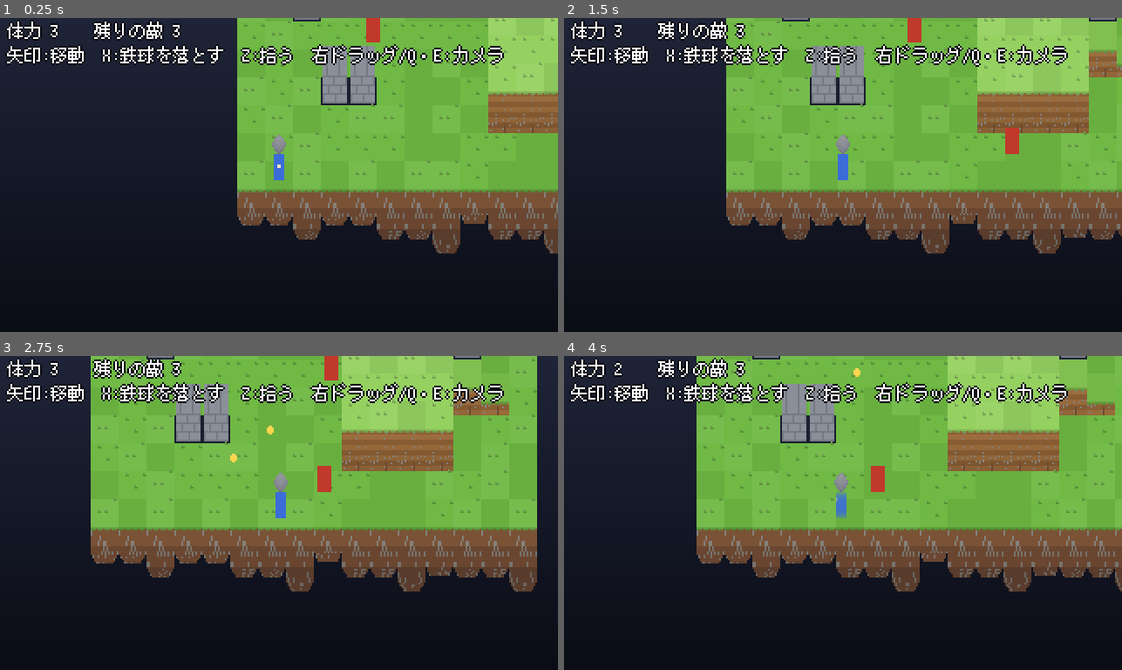
Above: before the commit, frames 1-4 (two rows, left to right).
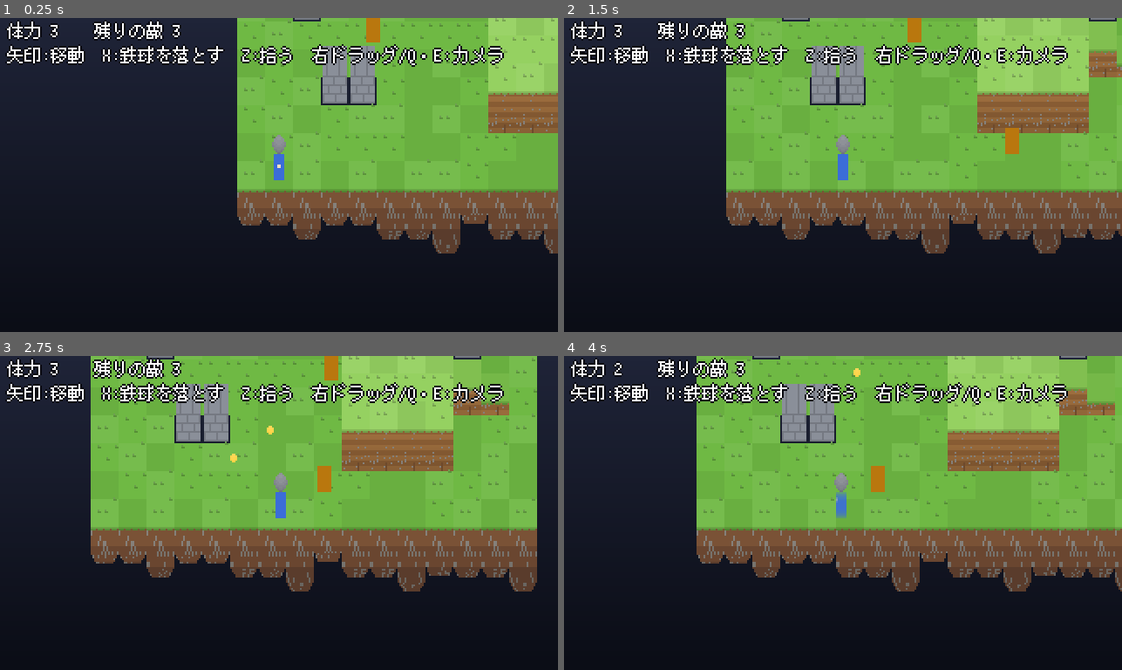
Above: after the commit, the same moments.

Repository: MiyazakiTakumi-724/dot-3d-game
Game: Godot game, scene res://scenes/stage_01.tscn
The game is run twice, just before and just after one commit, with the same random seed, the same clock (stepped at 60 frames per second) and the same inputs. This scene is started directly instead of the project's main scene.
Inputs (mouse positions are in pixels of both pictures, inside the frame that each line leads up to):
- Up to frame 1 (0.25 s): no input
- Up to frame 2 (1.5 s): tap Enter at 0.5 s; move the mouse to (965, 159) at 0.52 s; hold Right 0.53-1.25 s; hold Shift 0.53-1.25 s; click (965, 159) at 0.67 s; drag from (731, 190) to (815, 237) at 1.27 s
- Up to frame 3 (2.75 s): move the mouse to (334, 443) at 2.02 s; hold Right from 2.03 s (still down); tap Ctrl at 2.1 s
- Up to frame 4 (4 s): release Right at 2.75 s; drag from (815, 575) to (675, 465) at 2.77 s; move the mouse to (1010, 560) at 3.52 s; hold Left from 3.53 s (still down); tap 2 at 3.6 s

The runs differ from the first frame. In frame 1, 0.2% of the frame differs, in the area x 65-69%, y 0-8%; in frame 2, 0.4%, in the area x 61-82%, y 0-44%; in frame 3, 0.4%; in frame 4, 0.2%.

Commit message:
feat: 段差を登らない敵1と、1段登って近接攻撃する敵2
Co-Authored-By: Claude Opus 5.5 <noreply@anthropic.com>
Claude-Session: https://claude.ai/code/session_01V8ZRqMy3Fk13HeuYJHLPNU

Diff:
--- a/scripts/game/area_02.gd
+++ b/scripts/game/area_02.gd
@@ -433,8 +433,7 @@
 func _spawn_enemies() -> void:
 	for e in ENEMIES:
 		var enemy := Enemy.new()
-		enemy.setup(map, e[0], e[1], player, camera, Enemy.SHOOT_INTERVAL, ENEMY_HP)
-		enemy.can_shoot = false
+		enemy.setup(map, e[0], e[1], player, camera, EnemyKind.Kind.WEAK)
 		enemy.shot.connect(_on_enemy_shot)
 		enemy.walker.died.connect(run.on_enemy_killed)
 		_world.add_child(enemy)
--- a/scripts/game/enemy.gd
+++ b/scripts/game/enemy.gd
@@ -1,36 +1,57 @@
 class_name Enemy
 extends StackSprite
-## 敵の見た目。平らな所を往復し、can_shoot なら2秒ごとにプレイヤーへ弾を撃つ。
+## 敵の見た目。種類（EnemyKind）で動きが変わる。
+## 撃つ敵は2秒ごとにプレイヤーへ弾を撃つ。敵2は近くのプレイヤーへ寄り、ためてから叩く（melee_hit）。
 
 signal shot(bullet: Bullet)
+signal melee_hit
 
 const SHOOT_INTERVAL := 2.0
 const SHOOT_RANGE := 140.0
 const BULLET_SPEED := 80.0
 
 var walker: EnemyWalker
+var kind: EnemyKind.Kind = EnemyKind.Kind.WEAK
+var melee := MeleeAttack.new()
 var target: Player
 ## false なら撃たない（体当たりだけの敵）
 var can_shoot := true
 var _cooldown := SHOOT_INTERVAL
 
-func setup(map: HeightMap, start_cell: Vector2i, start_dir: Vector2, p: Player, cam: StackCamera, first_shot_delay: float = SHOOT_INTERVAL, max_hp: int = EnemyWalker.MAX_HP) -> void:
-	walker = EnemyWalker.new(map, start_cell, start_dir, max_hp)
+func setup(map: HeightMap, start_cell: Vector2i, start_dir: Vector2, p: Player, cam: StackCamera, enemy_kind: EnemyKind.Kind = EnemyKind.Kind.WEAK, first_shot_delay: float = SHOOT_INTERVAL) -> void:
+	kind = enemy_kind
+	walker = EnemyWalker.new(map, start_cell, start_dir, EnemyKind.hp(kind), EnemyKind.climb(kind))
+	can_shoot = EnemyKind.shoots(kind)
 	target = p
 	camera = cam
 	draw_bias = 1
 	sort_by_cell = true
 	always_redraw = true  # 向きが変わる
 	_cooldown = first_shot_delay
-	var m := VoxelModel.box(Vector3i(8, 8, 8), Color("c0392b"))
+	var m := VoxelModel.box(Vector3i(8, 8, 8), _body_color(kind))
 	for x in 2:  # 目
 		m.set_voxel(Vector3i(1 + x * 4, 7, 5), Color.WHITE)
 		m.set_voxel(Vector3i(2 + x * 4, 7, 5), Color.WHITE)
 	set_model(m)
 	walker.died.connect(queue_free)
 
+static func _body_color(k: EnemyKind.Kind) -> Color:
+	match k:
+		EnemyKind.Kind.MELEE:
+			return Color("7d3c98")
+		EnemyKind.Kind.SHOOTER:
+			return Color("b9770e")
+	return Color("c0392b")
+
 func _process(delta: float) -> void:
+	if kind == EnemyKind.Kind.MELEE and target.hp > 0:
+		walker.chase(target.mover.pos, target.mover.height)
 	walker.step(delta)
+	if kind == EnemyKind.Kind.MELEE:
+		if target.hp > 0 and melee.update(delta, walker.pos, walker.height, target.mover.pos, target.mover.height):
+			melee_hit.emit()
+		# ためている間は体を明るく光らせる（よけるための合図）
+		self_modulate = Color(1.8, 1.8, 1.8) if melee.is_winding_up() else Color.WHITE
 	if can_shoot and target.hp > 0:
 		_cooldown -= delta
 		var to_player := target.mover.pos - walker.pos
--- a/scripts/game/stage_01.gd
+++ b/scripts/game/stage_01.gd
@@ -59,7 +59,8 @@
 
 	for e in ENEMIES:
 		var enemy := Enemy.new()
-		enemy.setup(map, e[0], e[1], player, camera, e[2])
+		enemy.setup(map, e[0], e[1], player, camera, EnemyKind.Kind.SHOOTER, e[2])
+		enemy.walker.hp = EnemyWalker.MAX_HP  # 試作1の敵は体力3のまま
 		enemy.shot.connect(_on_enemy_shot)
 		enemy.walker.died.connect(_on_enemy_died)
 		_world.add_child(enemy)
--- /dev/null
+++ b/scripts/rules/enemy_kind.gd
@@ -0,0 +1,20 @@
+class_name EnemyKind
+extends RefCounted
+## 敵の種類ごとの決まり。
+## 敵1（WEAK）：弱いので段差を登り降りしない。体力1、体当たり。
+## 敵2（MELEE）：体力2、1段まで登り降りし、近くのプレイヤーへ寄って叩く。体当たりはない。
+## 撃つ敵（SHOOTER）：体力1、段差なし、2秒ごとに撃つ、体当たり。
+
+enum Kind { WEAK, MELEE, SHOOTER }
+
+static func hp(k: Kind) -> int:
+	return 2 if k == Kind.MELEE else 1
+
+static func climb(k: Kind) -> int:
+	return 1 if k == Kind.MELEE else 0
+
+static func shoots(k: Kind) -> bool:
+	return k == Kind.SHOOTER
+
+static func contact(k: Kind) -> bool:
+	return k != Kind.MELEE
--- a/scripts/rules/enemy_walker.gd
+++ b/scripts/rules/enemy_walker.gd
@@ -1,6 +1,8 @@
 class_name EnemyWalker
 extends RefCounted
-## 敵の歩き方と体力。自分の段と同じ高さのマスだけを往復する。奈落と水には入らない。
+## 敵の歩き方と体力。往復して歩き、入れないマスの前で引き返す。奈落・水・壁・forbidden には入らない。
+## 登り降りできる段数は climb（敵1は0で平らな所だけ、敵2は1）。
+## climb が1以上の敵は、chase() で近くのプレイヤーへ寄っていく。
 ## 体当たり：同じ高さで体が触れているかを touches() で調べる。
 
 signal died
@@ -9,6 +11,8 @@
 const MAX_HP := 3
 ## 体当たりになる、中心どうしの距離（px）。敵の体は8px、プレイヤーは6px。
 const TOUCH_RADIUS := 9.0
+const CHASE_RANGE := 48.0  ## これより近いと寄ってくる（3マス）
+const CHASE_STOP := 10.0  ## これより近づいたら止まる（重ならないように）
 
 var map: HeightMap
 var pos: Vector2
@@ -16,10 +20,17 @@
 var height: int
 var hp: int = MAX_HP
 var alive := true
+## 登り降りできる段数
+var climb := 0
+## 入らないマス（出口の近くなど）。Vector2i → true
+var forbidden := {}
+var _chasing := false
+var _chase_target := Vector2.ZERO
 
-func _init(height_map: HeightMap, start_cell: Vector2i, start_dir: Vector2, max_hp: int = MAX_HP) -> void:
+func _init(height_map: HeightMap, start_cell: Vector2i, start_dir: Vector2, max_hp: int = MAX_HP, climb_levels: int = 0) -> void:
 	map = height_map
 	hp = max_hp
+	climb = climb_levels
 	pos = HeightMap.cell_center(start_cell)
 	dir = start_dir.normalized()
 	height = map.get_height(start_cell)
@@ -27,15 +38,49 @@
 func cell() -> Vector2i:
 	return HeightMap.world_to_cell(pos)
 
+## 近くにいる target（高さ target_h）へ向きを変える。step() の前に毎フレーム呼ぶ。
+func chase(target: Vector2, target_h: int) -> void:
+	_chasing = false
+	if climb <= 0 or not alive:
+		return
+	var d := target - pos
+	if d.length() > CHASE_RANGE or d == Vector2.ZERO or absi(target_h - height) > climb:
+		return
+	dir = d.normalized()
+	_chasing = true
+	_chase_target = target
+
+func can_enter(c: Vector2i) -> bool:
+	if map.is_wall(c) or map.is_pit(c) or map.is_water(c) or forbidden.has(c):
+		return false
+	return absi(map.get_height(c) - height) <= climb
+
 func step(delta: float) -> void:
 	if not alive:
 		return
-	# 体の半分先（8px）のマスを見て、入れなければ引き返す
-	var ahead := HeightMap.world_to_cell(pos + dir * (HeightMap.CELL_PX * 0.5 + 0.1))
-	if ahead != cell() and (map.is_wall(ahead) or map.is_pit(ahead) or map.is_water(ahead) or map.get_height(ahead) != height):
-		dir = -dir
+	var chasing := _chasing
+	_chasing = false
+	if chasing and pos.distance_to(_chase_target) < CHASE_STOP:
 		return
-	pos += dir * SPEED * delta
+	if _try(dir, delta):
+		return
+	if chasing:
+		# 追っている間は引き返さず、動ける方の軸だけ動く（だめなら止まる）
+		if not _try(Vector2(signf(dir.x), 0), delta):
+			_try(Vector2(0, signf(dir.y)), delta)
+		return
+	dir = -dir
+
+## 体の半分先（8px）のマスを見て、入れるなら進む。
+func _try(d: Vector2, delta: float) -> bool:
+	if d == Vector2.ZERO:
+		return false
+	var ahead := HeightMap.world_to_cell(pos + d * (HeightMap.CELL_PX * 0.5 + 0.1))
+	if ahead != cell() and not can_enter(ahead):
+		return false
+	pos += d * SPEED * delta
+	height = map.get_height(cell())
+	return true
 
 ## pos に立っている、高さ h のものに触れているか。
 func touches(p: Vector2, h: int) -> bool:
--- /dev/null
+++ b/scripts/rules/melee_attack.gd
@@ -0,0 +1,43 @@
+class_name MeleeAttack
+extends RefCounted
+## 敵2の近接攻撃。近くにいると0.5秒ためて（体が光る）から叩く。
+## ためている間に離れるか、2段以上の段差の上へ逃げればよけられる。叩いた後は1秒休む。
+
+enum State { IDLE, WINDUP, COOLDOWN }
+
+const RANGE := 16.0  ## 叩ける距離（体の前1マスほど）
+const WINDUP := 0.5
+const COOLDOWN := 1.0
+const MAX_LEVEL_DIFF := 1  ## 1段違いまでは届く
+
+var state: State = State.IDLE
+var _timer := 0.0
+
+static func in_reach(self_pos: Vector2, self_h: int, target_pos: Vector2, target_h: int) -> bool:
+	return self_pos.distance_to(target_pos) <= RANGE and absi(target_h - self_h) <= MAX_LEVEL_DIFF
+
+## 叩いて当たった瞬間だけ true。
+func update(delta: float, self_pos: Vector2, self_h: int, target_pos: Vector2, target_h: int) -> bool:
+	match state:
+		State.IDLE:
+			if in_reach(self_pos, self_h, target_pos, target_h):
+				state = State.WINDUP
+				_timer = WINDUP
+		State.WINDUP:
+			_timer -= delta
+			if _timer <= 0.0:
+				state = State.COOLDOWN
+				_timer = COOLDOWN
+				return in_reach(self_pos, self_h, target_pos, target_h)
+		State.COOLDOWN:
+			_timer -= delta
+			if _timer <= 0.0:
+				state = State.IDLE
+	return false
+
+func is_winding_up() -> bool:
+	return state == State.WINDUP
+
+func reset() -> void:
+	state = State.IDLE
+	_timer = 0.0
--- a/tests/test_enemy.gd
+++ b/tests/test_enemy.gd
@@ -75,3 +75,54 @@
 	for i in 200:
 		w.step(0.05)
 		assert_ne(w.cell(), Vector2i(3, 1))
+
+func _flat() -> HeightMap:
+	return HeightMap.new(Vector2i(8, 8))
+
+func test_weak_walker_turns_at_one_level_step():
+	var map := _flat()
+	map.set_height(Vector2i(3, 1), 1)
+	var w := EnemyWalker.new(map, Vector2i(1, 1), Vector2.RIGHT, 1, 0)
+	for i in 60: w.step(1.0 / 30)
+	assert_lt(w.pos.x, HeightMap.cell_center(Vector2i(3, 1)).x)
+
+func test_melee_walker_climbs_one_level():
+	var map := _flat()
+	for x in range(3, 8):
+		map.set_height(Vector2i(x, 1), 1)
+	var w := EnemyWalker.new(map, Vector2i(1, 1), Vector2.RIGHT, 2, 1)
+	for i in 60: w.step(1.0 / 30)
+	assert_eq(w.height, 1)
+
+func test_melee_walker_never_enters_two_level_step():
+	var map := _flat()
+	map.set_height(Vector2i(3, 1), 2)
+	map.set_water(Vector2i(1, 2), true)
+	var w := EnemyWalker.new(map, Vector2i(2, 1), Vector2.RIGHT, 2, 1)
+	w.forbidden[Vector2i(1, 1)] = true
+	for i in 300:
+		w.chase(HeightMap.cell_center(Vector2i(3, 1)), 2)
+		w.step(1.0 / 30)
+		var c := w.cell()
+		assert_true(c != Vector2i(3, 1) and c != Vector2i(1, 2) and c != Vector2i(1, 1))
+
+func test_chase_only_within_48px():
+	var w := EnemyWalker.new(_flat(), Vector2i(1, 1), Vector2.UP, 2, 1)
+	w.chase(w.pos + Vector2(60, 0), 0)
+	assert_eq(w.dir, Vector2.UP)
+	w.chase(w.pos + Vector2(40, 0), 0)
+	assert_eq(w.dir, Vector2.RIGHT)
+
+func test_weak_walker_does_not_chase():
+	var w := EnemyWalker.new(_flat(), Vector2i(1, 1), Vector2.UP, 1, 0)
+	w.chase(w.pos + Vector2(20, 0), 0)
+	assert_eq(w.dir, Vector2.UP)
+
+func test_kind_table():
+	assert_eq(EnemyKind.hp(EnemyKind.Kind.WEAK), 1)
+	assert_eq(EnemyKind.hp(EnemyKind.Kind.MELEE), 2)
+	assert_eq(EnemyKind.climb(EnemyKind.Kind.MELEE), 1)
+	assert_eq(EnemyKind.climb(EnemyKind.Kind.SHOOTER), 0)
+	assert_true(EnemyKind.shoots(EnemyKind.Kind.SHOOTER))
+	assert_false(EnemyKind.contact(EnemyKind.Kind.MELEE))
+	assert_true(EnemyKind.contact(EnemyKind.Kind.WEAK))
--- /dev/null
+++ b/tests/test_melee_attack.gd
@@ -0,0 +1,27 @@
+extends GutTest
+
+func test_hits_after_windup_when_still_close():
+	var a := MeleeAttack.new()
+	assert_false(a.update(0.1, Vector2.ZERO, 0, Vector2(10, 0), 0))
+	assert_true(a.is_winding_up())
+	assert_true(a.update(0.5, Vector2.ZERO, 0, Vector2(10, 0), 1))
+
+func test_dodge_by_moving_away_or_two_levels_up():
+	var a := MeleeAttack.new()
+	a.update(0.1, Vector2.ZERO, 0, Vector2(10, 0), 0)
+	assert_false(a.update(0.5, Vector2.ZERO, 0, Vector2(30, 0), 0))
+	var b := MeleeAttack.new()
+	b.update(0.1, Vector2.ZERO, 0, Vector2(10, 0), 0)
+	assert_false(b.update(0.5, Vector2.ZERO, 0, Vector2(10, 0), 2))
+
+func test_cooldown_before_next_windup():
+	var a := MeleeAttack.new()
+	a.update(0.1, Vector2.ZERO, 0, Vector2(10, 0), 0)
+	a.update(0.5, Vector2.ZERO, 0, Vector2(10, 0), 0)
+	a.update(0.5, Vector2.ZERO, 0, Vector2(10, 0), 0)
+	assert_false(a.is_winding_up())
+
+func test_no_windup_when_far():
+	var a := MeleeAttack.new()
+	a.update(0.1, Vector2.ZERO, 0, Vector2(30, 0), 0)
+	assert_false(a.is_winding_up())
Not shown, added: scripts/rules/enemy_kind.gd.uid
Not shown, added: scripts/rules/melee_attack.gd.uid
Not shown, added: tests/test_melee_attack.gd.uid
